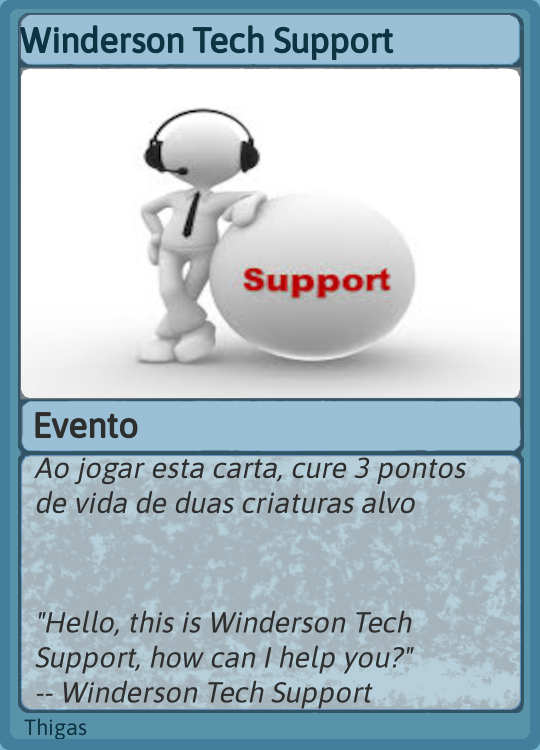
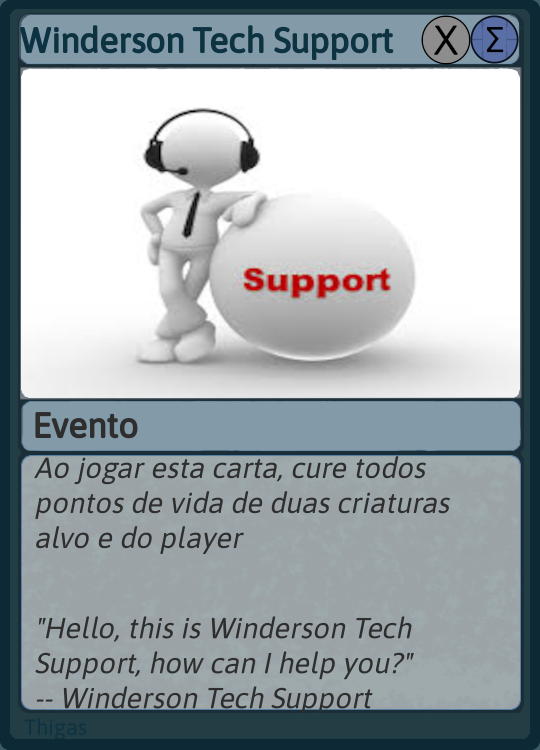
Comparing the layer stacks of the two w=540, h=750 images. Changes:
added layer "Camada colada" above "Type Text" over (421, 15, 471, 65)
painted on "Type Text" over (470, 15, 519, 64)
renamed "Ao jogar esta carta, cure 3 po..." to "Ao jogar esta carta, cure todo...", painted on it over (34, 456, 466, 713)
painted on "exact" over (0, 0, 540, 750)
